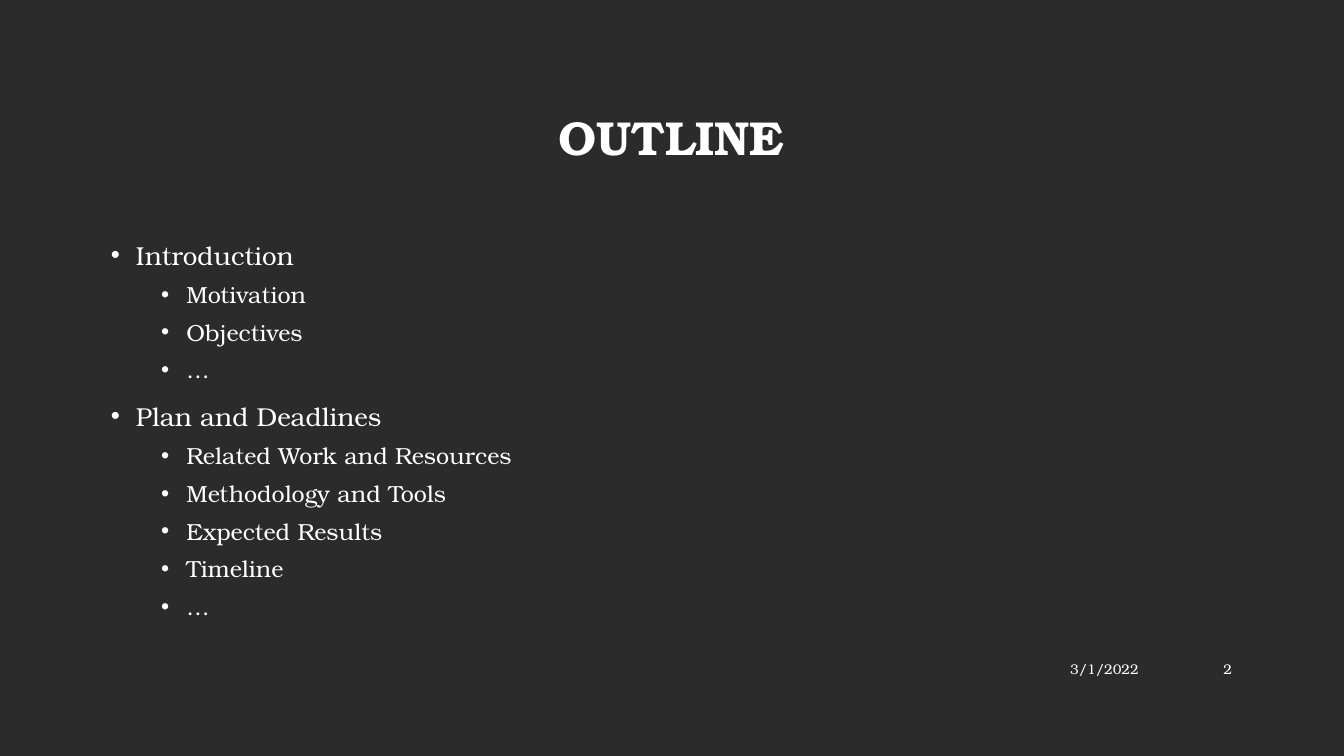
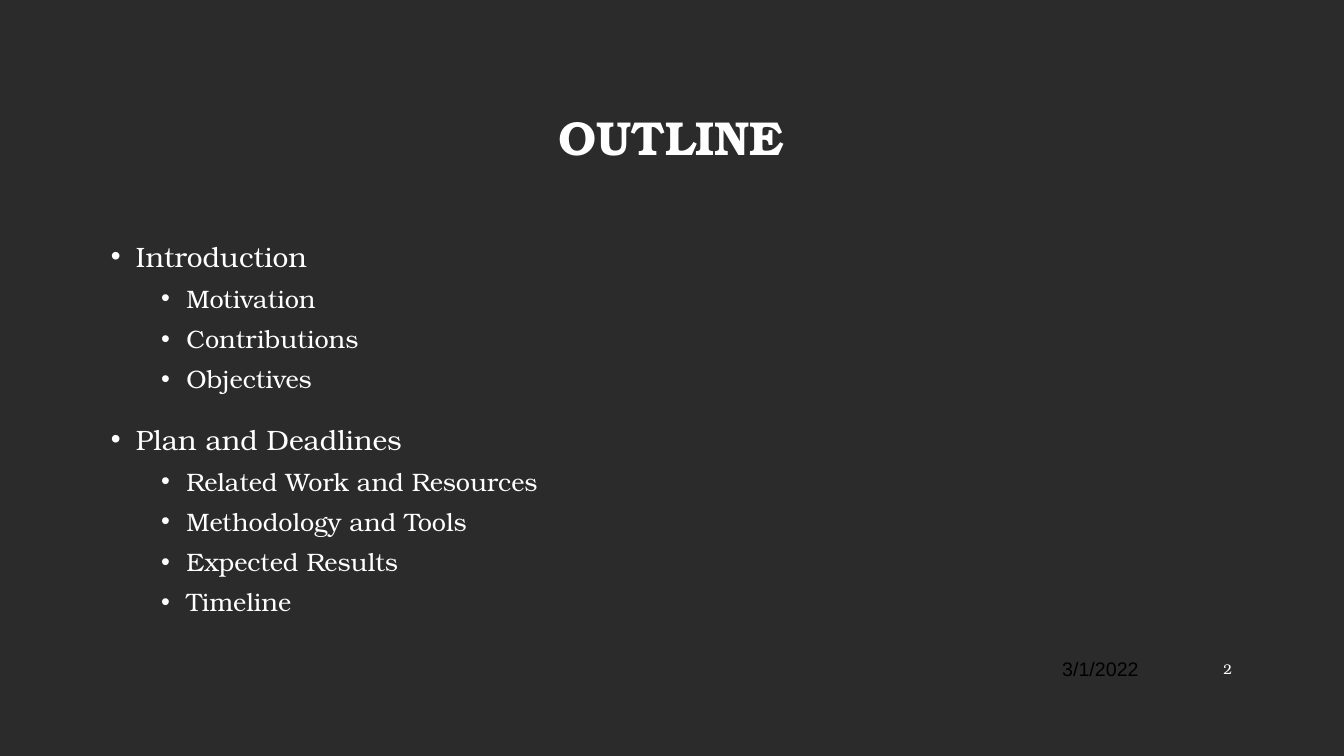
Before and after one commit to ycycchre/data_science_project, a slide deck: slide 2 of deadline_0420/proposal_slide_template2021.pptx. Drawn at 1344x756 pixels with LibreOffice and Linux fonts; fonts in the diff are those of the drawing; background and template pictures are left out; a plain dark background stands for a picture behind light text. Boxes give left, top, right and bottom in pixels: in the first picture for what was removed or moved away, otherwise in the second. Text is boxed around its words. In the diff, an @@ line names an element or a change of style, - is before the commit and + after.

```diff
--- a/deadline_0420/proposal_slide_template2021.pptx
+++ b/deadline_0420/proposal_slide_template2021.pptx
@@ text at box(136, 247, 538, 611): paragraph removed @@
-  • …
@@ text at box(136, 247, 538, 611): paragraph removed @@
-  • …
@@ text at box(136, 247, 538, 611): size 18.5 to 20 pt in "Introduction", "Plan and Deadlines"; size 16.6 to 18 pt in "Motivation", "Objectives", "Related Work and Resources", "Methodology and Tools" and 2 more places; more space between paragraphs @@
@@ text at box(186, 330, 358, 349): paragraph added @@
+  • Contributions
@@ text "3/1/2022" at box(1062, 662, 1138, 676): size 10 to 14 pt, font TeX Gyre Bonum to Arial, text colour #FFFFFF to #000000 @@
```
Also in this commit, not shown: 3 other slides changed, 3 slides added, 5 other files.
